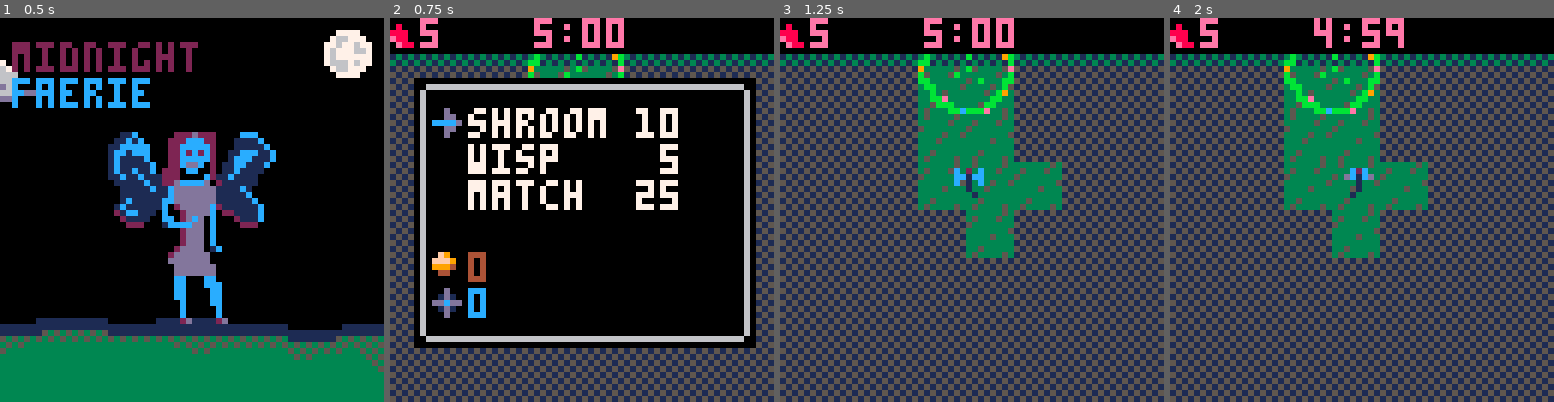
Above: before the commit, frames 1-4 (left to right).
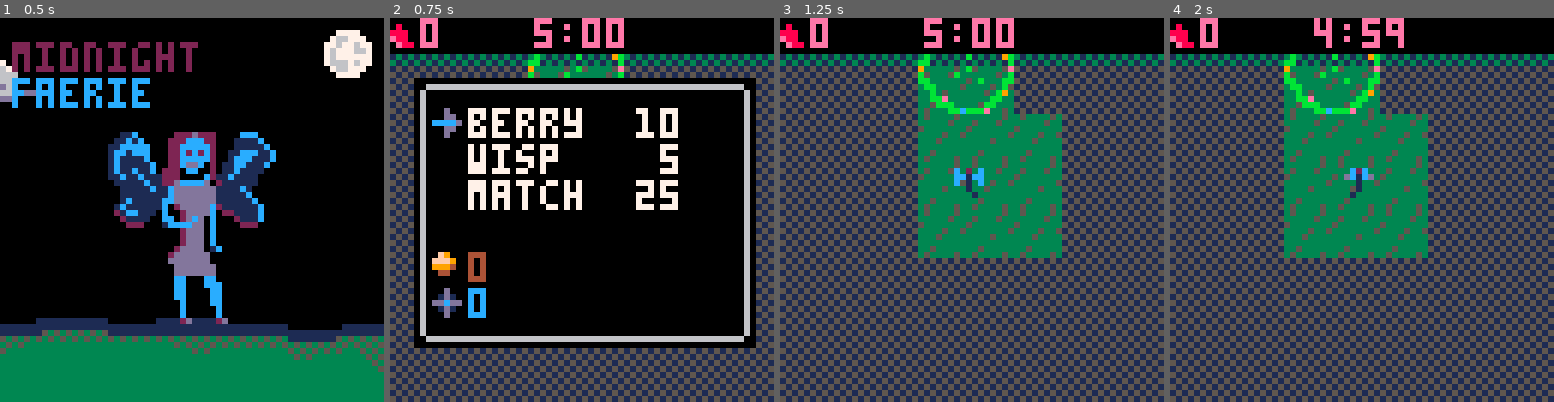
Above: after the commit, the same moments.

Repository: arcanasphere/pico-8-projects
Game: PICO-8 cartridge fairyfarm/midfae-03.p8
Same seed, same stepped clock (60 frames per second), same inputs: the game is played once before the commit and once after it.
Inputs:
- Up to frame 1 (0.5 s): tap X (X key) at 0.33 s
- Up to frame 2 (0.75 s): tap O (Z key) at 0.7 s
- Up to frame 3 (1.25 s): tap X (X key) at 1.07 s
- Up to frame 4 (2 s): hold Right from 1.6 s (still down); tap O (Z key) at 1.7 s; tap X (X key) at 1.85 s

Frame 1 is identical in both runs. In frame 2, 0.9% of the frame differs, in the area x 7-57%, y 1-32%; in frame 3, 4.3%, in the area x 7-74%, y 1-63%; in frame 4, 4.3%.

Commit message:
Add files via upload

Diff:
--- a/fairyfarm/midfae-03.p8
+++ b/fairyfarm/midfae-03.p8
@@ -13,9 +13,10 @@
   match_price_hike = 1,
   hike_rate = 1.0125,
   frame=0,
-  petals=5,
+  petals=0,
   wisps=0,
   moths=0,
+  matches_bought=0,
  }
 
  title = {
@@ -71,7 +72,7 @@
  }
 
  menu_items = {}
- menu_items[1] = "shroom " .. prices.mushroom
+ menu_items[1] = "berry  " .. prices.mushroom
  menu_items[2] = "wisp    " .. prices.wisp
  menu_items[3] = "match  " .. prices.match
 
@@ -84,6 +85,28 @@
 
  rosebushes = {}
  rosebushcount = 0
+
+ venus = {}
+ venuscount = 0
+
+ venus_map = {
+		0,0,0,0,0,0,0,0,0,0,0,0,0,0,0,0,
+		0,0,0,0,0,0,0,0,0,0,0,0,0,0,0,0,
+		0,0,0,0,0,0,0,0,0,0,0,0,0,0,0,0,
+		2,1,2,1,2,1,0,0,0,0,0,2,0,1,0,2,
+		0,0,0,0,0,0,0,0,0,0,0,1,0,1,0,1,
+		0,1,1,1,1,1,0,0,0,0,0,1,0,1,0,1,
+		0,1,0,0,0,0,0,0,0,0,0,1,0,1,0,1,
+		0,1,0,1,1,1,0,0,0,0,0,1,0,1,0,1,
+		0,1,0,0,0,1,0,0,0,0,0,1,0,1,1,1,
+		1,1,1,1,0,1,0,0,0,0,0,1,0,0,0,0,
+		0,0,0,1,0,1,0,0,0,0,0,1,0,1,0,0,
+		1,1,1,1,0,1,0,0,0,0,0,1,0,1,0,0,
+		0,0,0,0,0,1,0,0,0,0,0,1,0,1,0,1,
+		0,1,1,2,2,2,0,0,0,0,0,2,0,2,0,0,
+		0,1,0,0,0,2,0,0,0,0,0,2,0,2,2,2,
+		0,0,0,1,0,2,0,0,0,0,0,2,0,0,0,0
+ }
 
  logs= {}
  logcount=0
@@ -114,13 +137,13 @@
 
  mushroom = {
   x=63,
-  y=96,
+  y=58,
   hitbox_x=0,
   hitbox_y=0,
   hitbox_w=2,
   hitbox_h=2,
   hp=0,
-  size=1
+  size=1,
  }
 
  cyclops = {
@@ -203,6 +226,22 @@
  end
 end
 
+function new_venus(x,y,venus_color)
+ venuscount +=1
+ venus[venuscount] = obj:new()
+ venus[venuscount].x = x
+ venus[venuscount].y = y
+ venus[venuscount].hitbox_x = 0
+ venus[venuscount].hitbox_y = 0
+ venus[venuscount].hitbox_w = 8
+ venus[venuscount].hitbox_h = 8
+ venus[venuscount].frame = flr(rnd(22))
+ venus[venuscount].sprite = 204
+ venus[venuscount].sprite_offset = 0
+ if venus_color=="red" then venus[venuscount].sprite_offset = 16 end
+end
+
+
 function new_log(x,y,flipme)
   logcount += 1
   logs[logcount] = obj:new()
@@ -232,18 +271,32 @@
   moths[gamestate.moths] = obj:new()
   moths[gamestate.moths].frame = 0
   moths[gamestate.moths].maxframe = 30
-  moths[gamestate.moths].addpetals = 5
-end
-…(10 lines of a section not shown)…
+  moths[gamestate.moths].addpetals = 5  --default 5
+end
+…(9 lines of a section not shown)…
+-- other initialization functions
+
+function init_flowers()
+ local count_x = 0
+ local count_y = 0
+ for i=0,255 do
+   if count_x >= 16 then
+     count_x = 0
+     count_y += 1
+   end
+   if venus_map[i] == 1 then new_venus(count_x*8,count_y*8,"yellow") end
+   if venus_map[i] == 2 then new_venus(count_x*8,count_y*8,"red") end
+   count_x += 1
+ end
+end
 
 function init_cloud()
  for i=0,15 do
@@ -283,6 +336,9 @@
   for this_flower in all(lilacs) do
     if collide(player,this_flower) == true then didcollide = true end
   end
+  for this_flower in all(venus) do
+    if collide(player,this_flower) == true then didcollide = true end
+  end
   for this_bush in all(rosebushes) do
     if collide(player,this_bush) == true then
       didcollide = true
@@ -323,6 +379,8 @@
   if gamestate.timeleft > 0 then gamestate.timeleft -= 1 end
  end
  gamestate.frame += 1
+ update_mushroom()
+ update_flowers()
  update_candle()
  update_bugs()
  update_viewport()
@@ -358,6 +416,7 @@
   gamestate.mode=1
   title.state=0
   title.transition_frame=0
+  music(o)
  end
  if title.state == 1 then
    title.transition_frame += 1
@@ -385,6 +444,14 @@
  if viewport.y > 64 then viewport.y=64 end
 end
 
+function update_flowers()
+  for this_venus in all(venus) do
+    if this_venus.frame >= 24 then this_venus.frame = 0 end
+    if this_venus.frame < 12 then this_venus.sprite = 204 else this_venus.sprite = 205 end
+    this_venus.frame += 1
+  end
+end
+
 function update_candle()
  if candle.lit == true then
   if candle.frame >=14 then candle.frame = 0 end
@@ -393,17 +460,64 @@
  end
 end
 
+function update_mushroom()
+ -- 0 small mushroom
+ -- 250 med. mushroom plain
+ -- 500 med. mushroom dots
+ -- 750 lg mushroom plain
+ -- 1000 lg mushroom dots
+ if mushroom.hp > 999 then
+    mushroom.size = 5
+    mushroom.hitbox_x = 0
+    mushroom.hitbox_y = 0
+    mushroom.hitbox_w = 16
+    mushroom.hitbox_h = 16
+    mushroom.x = 56
+    mushroom.y = 48
+  else
+    if mushroom.hp > 749 then
+      mushroom.size = 4
+      mushroom.hitbox_x = 0
+      mushroom.hitbox_y = 0
+      mushroom.hitbox_w = 16
+      mushroom.hitbox_h = 16
+      mushroom.x = 56
+      mushroom.y = 48
+    else
+      if mushroom.hp > 499 then
+        mushroom.size = 3
+        mushroom.hitbox_x = 0
+        mushroom.hitbox_y = 0
+        mushroom.hitbox_w = 8
+        mushroom.hitbox_h = 8
+        mushroom.x = 60
+        mushroom.y = 56
+      else
+        if mushroom.hp > 249 then
+          mushroom.size = 2
+          mushroom.hitbox_x = 0
+          mushroom.hitbox_y = 0
+          mushroom.hitbox_w = 8
+          mushroom.hitbox_h = 8
+          mushroom.x = 60
+          mushroom.y = 56
+        end
+      end
+    end
+  end
+end
+
 function update_bugs()
   for this_moth in all(moths) do
     if this_moth.frame >= 30 then
-      gamestate.petals += 5
+      gamestate.petals += this_moth.addpetals
       this_moth.frame = 0
     end
     this_moth.frame += 1
   end
   for this_wisp in all(wisps) do
     if this_wisp.frame >= 30 then
-      gamestate.petals += 1
+      gamestate.petals += this_wisp.addpetals
       this_wisp.frame = 0
     end
     this_wisp.frame += 1
@@ -422,6 +536,10 @@
  if cloud_x +1 <= 16 then cloud[cloud_loc+1] = 0 end
  if cloud_y -1 >= 0 then cloud[cloud_loc-16] = 0 end
  if cloud_y +1 <=16 then cloud[cloud_loc+16] = 0 end
+ if cloud_loc-17 >= 0 then cloud[cloud_loc-17] = 0 end
+ if cloud_loc-15 >= 0 then cloud[cloud_loc-15] = 0 end
+ if cloud_loc+15 <= 255 then cloud[cloud_loc+15] = 0 end
+ if cloud_loc+17 <= 255 then cloud[cloud_loc+17] = 0 end
 end
 
 function update_menu()
@@ -434,7 +552,7 @@
   if btnp(4) then
     if menu.position == 1 then
       if gamestate.petals >= prices.mushroom then
-        mushroom.hp += 1
+        mushroom.hp += 1 --default 1
         gamestate.petals -= prices.mushroom
         gamestate.shroom_price_hike *= gamestate.hike_rate
         update_prices()
@@ -455,8 +573,8 @@
   if menu.position == 3 then
     if (gamestate.petals >= prices.match and player.matches < 1)then
         player.matches += 1
+        gamestate.matches_bought += 1
         gamestate.petals -= prices.match
-        gamestate.match_price_hike *= gamestate.hike_rate
         update_prices()
       else
         sfx(0)
@@ -483,8 +601,10 @@
 function update_prices()
   prices.mushroom = flr(gamestate.shroom_price_hike * original_prices.mushroom)
   prices.wisp = flr(gamestate.bug_price_hike * original_prices.wisp)
-  prices.match = flr(gamestate.match_price_hike * original_prices.match)
-  menu_items[1] = "shroom " .. prices.mushroom
+  if gamestate.matches_bought == 0 then prices.match = 25 end
+  if gamestate.matches_bought == 1 then prices.match = 2500 end
+  if gamestate.matches_bought >= 1 then prices.match = 5000 end
+  menu_items[1] = "berry  " .. prices.mushroom
   menu_items[2] = "wisp   " .. prices.wisp
   menu_items[3] = "match  " .. prices.match
   if candle.lit == true then
@@ -503,6 +623,7 @@
  map(0,0,0,0,16,16,0)
  map(16,0,0,0,16,16,0)
  draw_flowers()
+ draw_mushroom()
  draw_cloud()
  clip()
  draw_header()
@@ -584,6 +705,9 @@
       spr(32,this_bush.x,this_bush.y)
     end
   end
+  for this_flower in all(venus) do
+    spr(this_flower.sprite + this_flower.sprite_offset, this_flower.x, this_flower.y)
+  end
   sspr(8,16,16,16,fairycircle.x,fairycircle.y)
   spr(candle.sprite,candle.x,candle.y)
 end
@@ -615,6 +739,18 @@
  print (timemsg,viewport.x+24,viewport.y)
 end
 
+function draw_mushroom()
+  if mushroom.size <=3 then
+    spr(127+mushroom.size,mushroom.x,mushroom.y)
+  end
+  if mushroom.size == 4 then
+    sspr(0,72,16,16,mushroom.x,mushroom.y)
+  end
+  if mushroom.size == 5 then
+    sspr(16,72,16,16,mushroom.x,mushroom.y)
+  end
+end
+
 
 
 function draw_menu_fairy()
@@ -645,10 +781,7 @@
   poke(0x5f2c,3)
   init_world()
   init_cloud()
---  new_daff(40,40,false)
---  new_daff(50,40,true)
---  new_lilac(60,40,true)
---  new_lilac(70,40,false)
+  init_flowers()
   new_rosebush(8,8,false,500)
 end
 
@@ -676,10 +809,9 @@
    draw_menu_fairy()
    color(0)
    print("midnight",3,5)
+   print("faerie",3,11)
    color(2)
    print("midnight",2,4)
-   color(0)
-   print("faerie",3,11)
    color(12)
    print("faerie",2,10)
  end
--- a/fairyfarm/midnight-fae-lua.lua
+++ b/fairyfarm/midnight-fae-lua.lua
@@ -10,9 +10,10 @@
   match_price_hike = 1,
   hike_rate = 1.0125,
   frame=0,
-  petals=5,
+  petals=0,
   wisps=0,
   moths=0,
+  matches_bought=0,
  }
 
  title = {
@@ -68,7 +69,7 @@
  }
 
  menu_items = {}
- menu_items[1] = "shroom " .. prices.mushroom
+ menu_items[1] = "berry  " .. prices.mushroom
  menu_items[2] = "wisp    " .. prices.wisp
  menu_items[3] = "match  " .. prices.match
 
@@ -81,6 +82,28 @@
 
  rosebushes = {}
  rosebushcount = 0
+
+ venus = {}
+ venuscount = 0
+
+ venus_map = {
+		0,0,0,0,0,0,0,0,0,0,0,0,0,0,0,0,
+		0,0,0,0,0,0,0,0,0,0,0,0,0,0,0,0,
+		0,0,0,0,0,0,0,0,0,0,0,0,0,0,0,0,
+		2,1,2,1,2,1,0,0,0,0,0,2,0,1,0,2,
+		0,0,0,0,0,0,0,0,0,0,0,1,0,1,0,1,
+		0,1,1,1,1,1,0,0,0,0,0,1,0,1,0,1,
+		0,1,0,0,0,0,0,0,0,0,0,1,0,1,0,1,
+		0,1,0,1,1,1,0,0,0,0,0,1,0,1,0,1,
+		0,1,0,0,0,1,0,0,0,0,0,1,0,1,1,1,
+		1,1,1,1,0,1,0,0,0,0,0,1,0,0,0,0,
+		0,0,0,1,0,1,0,0,0,0,0,1,0,1,0,0,
+		1,1,1,1,0,1,0,0,0,0,0,1,0,1,0,0,
+		0,0,0,0,0,1,0,0,0,0,0,1,0,1,0,1,
+		0,1,1,2,2,2,0,0,0,0,0,2,0,2,0,0,
+		0,1,0,0,0,2,0,0,0,0,0,2,0,2,2,2,
+		0,0,0,1,0,2,0,0,0,0,0,2,0,0,0,0
+ }
 
  logs= {}
  logcount=0
@@ -111,13 +134,13 @@
 
  mushroom = {
   x=63,
-  y=96,
+  y=58,
   hitbox_x=0,
   hitbox_y=0,
   hitbox_w=2,
   hitbox_h=2,
   hp=0,
-  size=1
+  size=1,
  }
 
  cyclops = {
@@ -200,6 +223,22 @@
  end
 end
 
+function new_venus(x,y,venus_color)
+ venuscount +=1
+ venus[venuscount] = obj:new()
+ venus[venuscount].x = x
+ venus[venuscount].y = y
+ venus[venuscount].hitbox_x = 0
+ venus[venuscount].hitbox_y = 0
+ venus[venuscount].hitbox_w = 8
+ venus[venuscount].hitbox_h = 8
+ venus[venuscount].frame = flr(rnd(22))
+ venus[venuscount].sprite = 204
+ venus[venuscount].sprite_offset = 0
+ if venus_color=="red" then venus[venuscount].sprite_offset = 16 end
+end
+
+
 function new_log(x,y,flipme)
   logcount += 1
   logs[logcount] = obj:new()
@@ -229,18 +268,32 @@
   moths[gamestate.moths] = obj:new()
   moths[gamestate.moths].frame = 0
   moths[gamestate.moths].maxframe = 30
-  moths[gamestate.moths].addpetals = 5
-end
-
-
-
-
-
-
-
-
-
-
+  moths[gamestate.moths].addpetals = 5  --default 5
+end
+
+
+
+
+
+
+
+
+
+-- other initialization functions
+
+function init_flowers()
+ local count_x = 0
+ local count_y = 0
+ for i=0,255 do
+   if count_x >= 16 then
+     count_x = 0
+     count_y += 1
+   end
+   if venus_map[i] == 1 then new_venus(count_x*8,count_y*8,"yellow") end
+   if venus_map[i] == 2 then new_venus(count_x*8,count_y*8,"red") end
+   count_x += 1
+ end
+end
 
 function init_cloud()
  for i=0,15 do
@@ -280,6 +333,9 @@
   for this_flower in all(lilacs) do
     if collide(player,this_flower) == true then didcollide = true end
   end
+  for this_flower in all(venus) do
+    if collide(player,this_flower) == true then didcollide = true end
+  end
   for this_bush in all(rosebushes) do
     if collide(player,this_bush) == true then
       didcollide = true
@@ -320,6 +376,8 @@
   if gamestate.timeleft > 0 then gamestate.timeleft -= 1 end
  end
  gamestate.frame += 1
+ update_mushroom()
+ update_flowers()
  update_candle()
  update_bugs()
  update_viewport()
@@ -355,6 +413,7 @@
   gamestate.mode=1
   title.state=0
   title.transition_frame=0
+  music(o)
  end
  if title.state == 1 then
    title.transition_frame += 1
@@ -382,6 +441,14 @@
  if viewport.y > 64 then viewport.y=64 end
 end
 
+function update_flowers()
+  for this_venus in all(venus) do
+    if this_venus.frame >= 24 then this_venus.frame = 0 end
+    if this_venus.frame < 12 then this_venus.sprite = 204 else this_venus.sprite = 205 end
+    this_venus.frame += 1
+  end
+end
+
 function update_candle()
  if candle.lit == true then
   if candle.frame >=14 then candle.frame = 0 end
@@ -390,17 +457,64 @@
  end
 end
 
+function update_mushroom()
+ -- 0 small mushroom
+ -- 250 med. mushroom plain
+ -- 500 med. mushroom dots
+ -- 750 lg mushroom plain
+ -- 1000 lg mushroom dots
+ if mushroom.hp > 999 then
+    mushroom.size = 5
+    mushroom.hitbox_x = 0
+    mushroom.hitbox_y = 0
+    mushroom.hitbox_w = 16
+    mushroom.hitbox_h = 16
+    mushroom.x = 56
+    mushroom.y = 48
+  else
+    if mushroom.hp > 749 then
+      mushroom.size = 4
+      mushroom.hitbox_x = 0
+      mushroom.hitbox_y = 0
+      mushroom.hitbox_w = 16
+      mushroom.hitbox_h = 16
+      mushroom.x = 56
+      mushroom.y = 48
+    else
+      if mushroom.hp > 499 then
+        mushroom.size = 3
+        mushroom.hitbox_x = 0
+        mushroom.hitbox_y = 0
+        mushroom.hitbox_w = 8
+        mushroom.hitbox_h = 8
+        mushroom.x = 60
+        mushroom.y = 56
+      else
+        if mushroom.hp > 249 then
+          mushroom.size = 2
+          mushroom.hitbox_x = 0
+          mushroom.hitbox_y = 0
+          mushroom.hitbox_w = 8
+          mushroom.hitbox_h = 8
+          mushroom.x = 60
+          mushroom.y = 56
+        end
+      end
+    end
+  end
+end
+
 function update_bugs()
   for this_moth in all(moths) do
     if this_moth.frame >= 30 then
-      gamestate.petals += 5
+      gamestate.petals += this_moth.addpetals
       this_moth.frame = 0
     end
     this_moth.frame += 1
   end
   for this_wisp in all(wisps) do
     if this_wisp.frame >= 30 then
-      gamestate.petals += 1
+      gamestate.petals += this_wisp.addpetals
       this_wisp.frame = 0
     end
     this_wisp.frame += 1
@@ -419,6 +533,10 @@
  if cloud_x +1 <= 16 then cloud[cloud_loc+1] = 0 end
  if cloud_y -1 >= 0 then cloud[cloud_loc-16] = 0 end
  if cloud_y +1 <=16 then cloud[cloud_loc+16] = 0 end
+ if cloud_loc-17 >= 0 then cloud[cloud_loc-17] = 0 end
+ if cloud_loc-15 >= 0 then cloud[cloud_loc-15] = 0 end
+ if cloud_loc+15 <= 255 then cloud[cloud_loc+15] = 0 end
+ if cloud_loc+17 <= 255 then cloud[cloud_loc+17] = 0 end
 end
 
 function update_menu()
@@ -431,7 +549,7 @@
   if btnp(4) then
     if menu.position == 1 then
       if gamestate.petals >= prices.mushroom then
-        mushroom.hp += 1
+        mushroom.hp += 1 --default 1
         gamestate.petals -= prices.mushroom
         gamestate.shroom_price_hike *= gamestate.hike_rate
         update_prices()
@@ -452,8 +570,8 @@
   if menu.position == 3 then
     if (gamestate.petals >= prices.match and player.matches < 1)then
         player.matches += 1
+        gamestate.matches_bought += 1
         gamestate.petals -= prices.match
-        gamestate.match_price_hike *= gamestate.hike_rate
         update_prices()
       else
         sfx(0)
@@ -480,8 +598,10 @@
 function update_prices()
   prices.mushroom = flr(gamestate.shroom_price_hike * original_prices.mushroom)
   prices.wisp = flr(gamestate.bug_price_hike * original_prices.wisp)
-  prices.match = flr(gamestate.match_price_hike * original_prices.match)
-  menu_items[1] = "shroom " .. prices.mushroom
+  if gamestate.matches_bought == 0 then prices.match = 25 end
+  if gamestate.matches_bought == 1 then prices.match = 2500 end
+  if gamestate.matches_bought >= 2 then prices.match = 5000 end
+  menu_items[1] = "berry  " .. prices.mushroom
   menu_items[2] = "wisp   " .. prices.wisp
   menu_items[3] = "match  " .. prices.match
   if candle.lit == true then
@@ -500,6 +620,7 @@
  map(0,0,0,0,16,16,0)
  map(16,0,0,0,16,16,0)
  draw_flowers()
+ draw_mushroom()
  draw_cloud()
  clip()
  draw_header()
@@ -581,6 +702,9 @@
       spr(32,this_bush.x,this_bush.y)
     end
   end
+  for this_flower in all(venus) do
+    spr(this_flower.sprite + this_flower.sprite_offset, this_flower.x, this_flower.y)
+  end
   sspr(8,16,16,16,fairycircle.x,fairycircle.y)
   spr(candle.sprite,candle.x,candle.y)
 end
@@ -612,6 +736,18 @@
  print (timemsg,viewport.x+24,viewport.y)
 end
 
+function draw_mushroom()
+  if mushroom.size <=3 then
+    spr(127+mushroom.size,mushroom.x,mushroom.y)
+  end
+  if mushroom.size == 4 then
+    sspr(0,72,16,16,mushroom.x,mushroom.y)
+  end
+  if mushroom.size == 5 then
+    sspr(16,72,16,16,mushroom.x,mushroom.y)
+  end
+end
+
 
 
 function draw_menu_fairy()
@@ -642,10 +778,7 @@
   poke(0x5f2c,3)
   init_world()
   init_cloud()
---  new_daff(40,40,false)
---  new_daff(50,40,true)
---  new_lilac(60,40,true)
---  new_lilac(70,40,false)
+  init_flowers()
   new_rosebush(8,8,false,500)
 end
 
@@ -673,10 +806,9 @@
    draw_menu_fairy()
    color(0)
    print("midnight",3,5)
+   print("faerie",3,11)
    color(2)
    print("midnight",2,4)
-   color(0)
-   print("faerie",3,11)
    color(12)
    print("faerie",2,10)
  end
Not shown, changed: fairyfarm/FairyFarmDesignDoc.txt
Not shown, changed: 40 lines of the sprite sheet (__gfx__) section of fairyfarm/midfae-03.p8
Not shown, changed: the music (__music__) section of fairyfarm/midfae-03.p8
Not shown, changed: the sound effects (__sfx__) section of fairyfarm/midfae-03.p8
